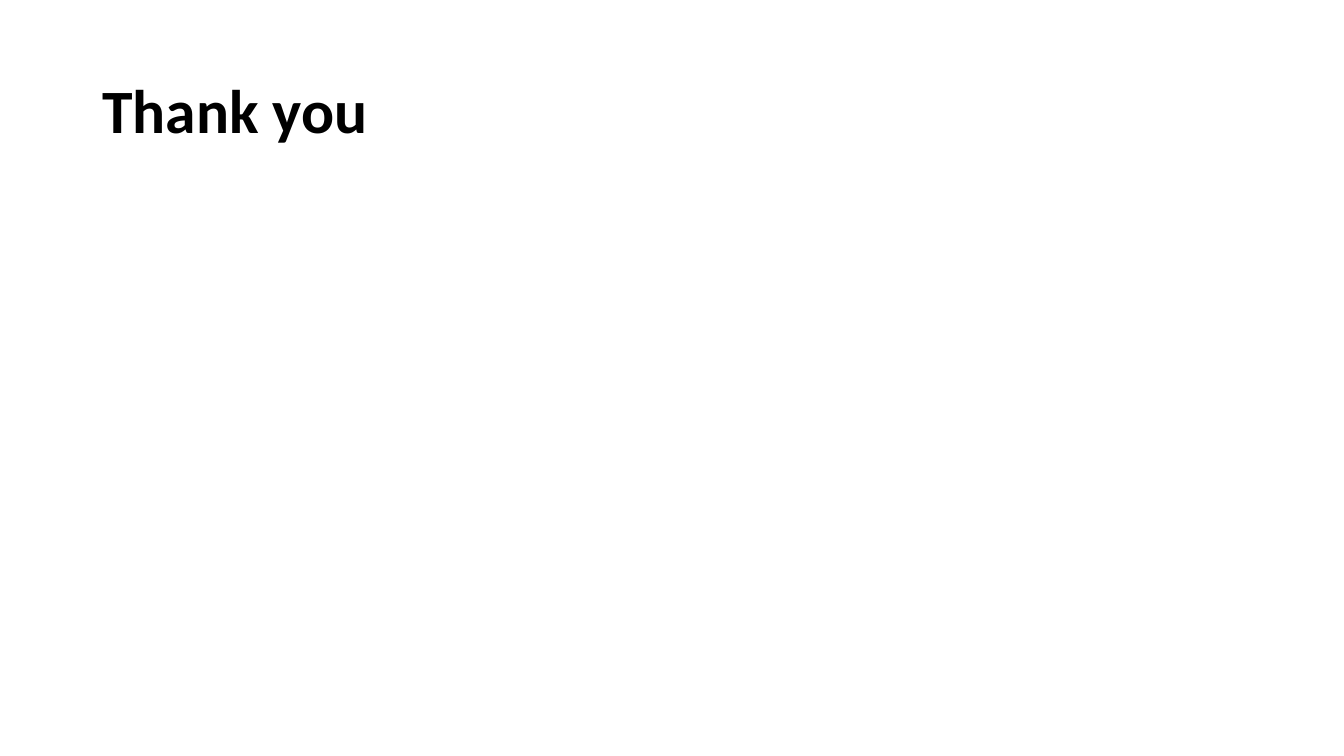
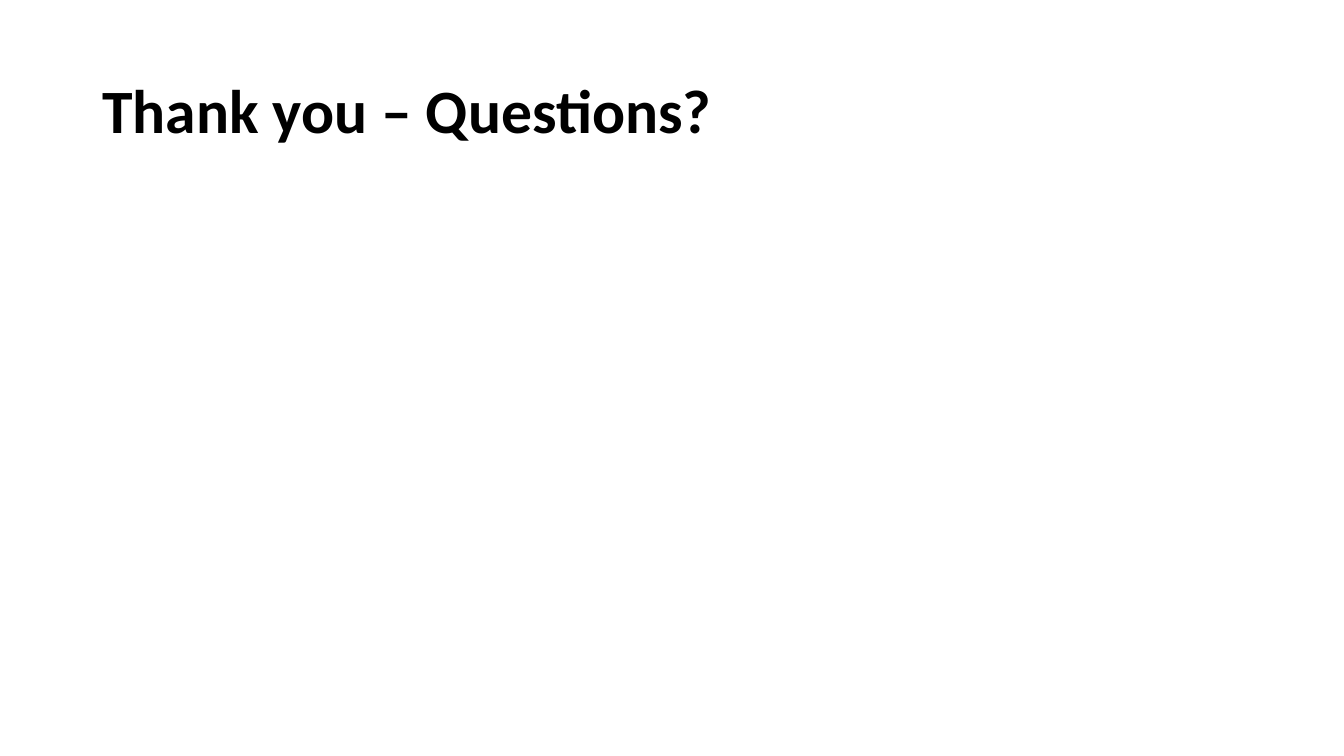
Before and after one commit to pycaret/pycaret-demo-ppfest, a slide deck: slide 22 of Machine Learning in Power BI - June 20.pptx. Drawn at 1344x756 pixels with LibreOffice and Linux fonts; fonts in the diff are those of the drawing. Boxes give left, top, right and bottom in pixels: in the first picture for what was removed or moved away, otherwise in the second. Text is boxed around its words. In the diff, an @@ line names an element or a change of style, - is before the commit and + after.

```diff
--- a/Machine Learning in Power BI - June 20.pptx
+++ b/Machine Learning in Power BI - June 20.pptx
@@ title at (x1=102, y1=89, x2=711, y2=143): text changed @@
-Thank you
+Thank you – Questions?
```
Also in this commit, not shown: 1 other slide changed.
